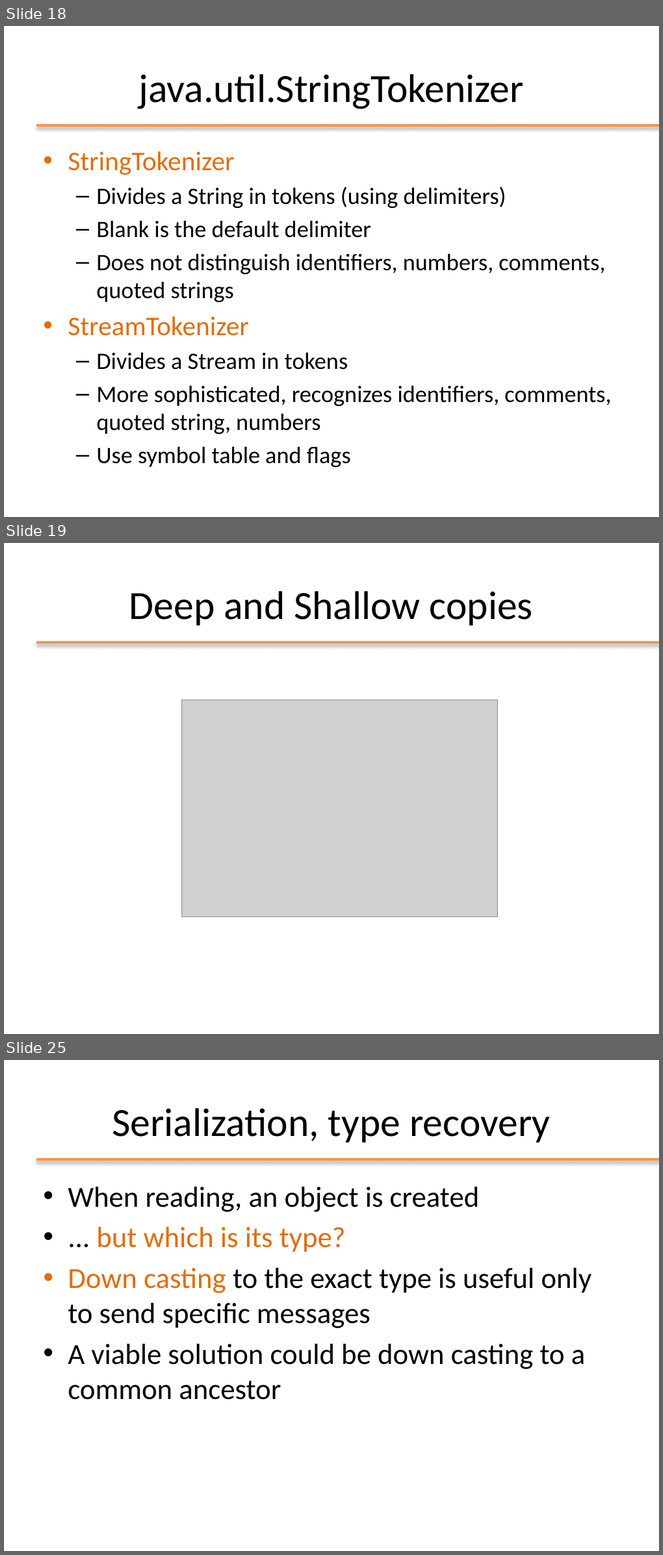
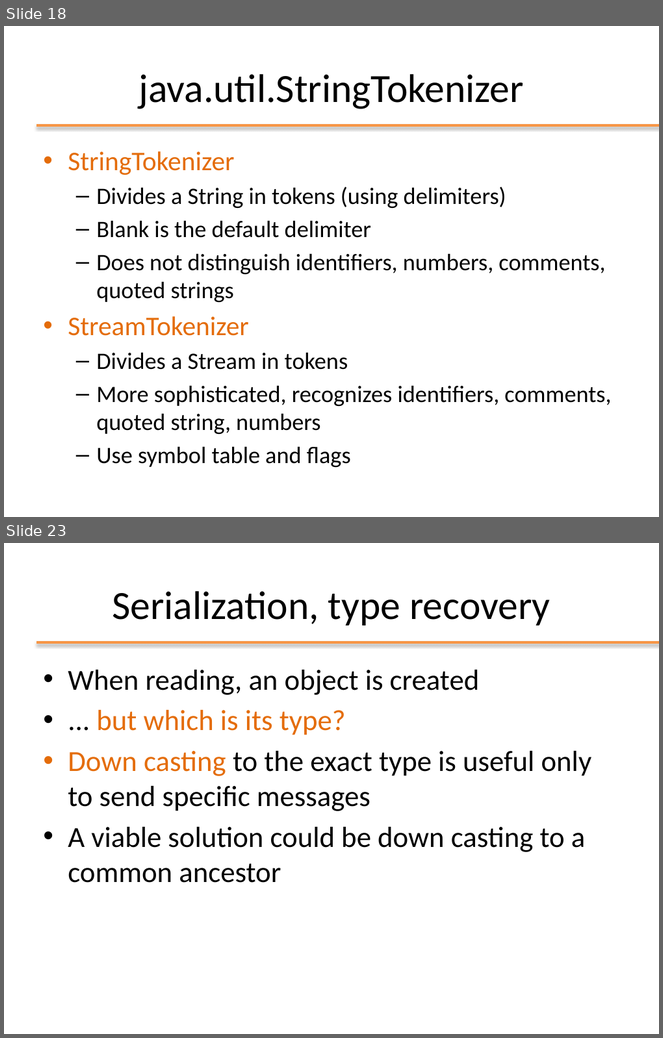
Before and after one commit to Andrea99-beep/ooprogramming, a slide deck: slides/ppt/10_IO.pptx. Shown one above the other, each under a label of ours: slides 18, 19 and 25 before the commit, slides 18 and 23 after it; the slides between them are not shown. The pictures are 663x1555 and 663x1038 pixels, drawn with LibreOffice and Linux fonts; fonts in the diff are those of the drawing; grey boxes stand for pictures; background and template pictures are left out. Boxes give left, top, right and bottom in pixels: in the first picture for what was removed or moved away, otherwise in the second. Text is boxed around its words. In the diff, an @@ line names an element or a change of style, - is before the commit and + after.

```diff
--- a/slides/ppt/10_IO.pptx
+++ b/slides/ppt/10_IO.pptx
@@ slide 19 removed at box(4, 543, 659, 1034), background #FFFFFF; not listed: 1 template element that a slide beside it also shows @@
@@ title removed at box(129, 591, 533, 626) @@
-Deep and Shallow copies
@@ picture removed at box(182, 700, 498, 917) @@
@@ what was slide 25 is now slide 23 @@
```
Also in this commit, not shown: 13 slides changed, 1 other slide removed, 35 other files.
